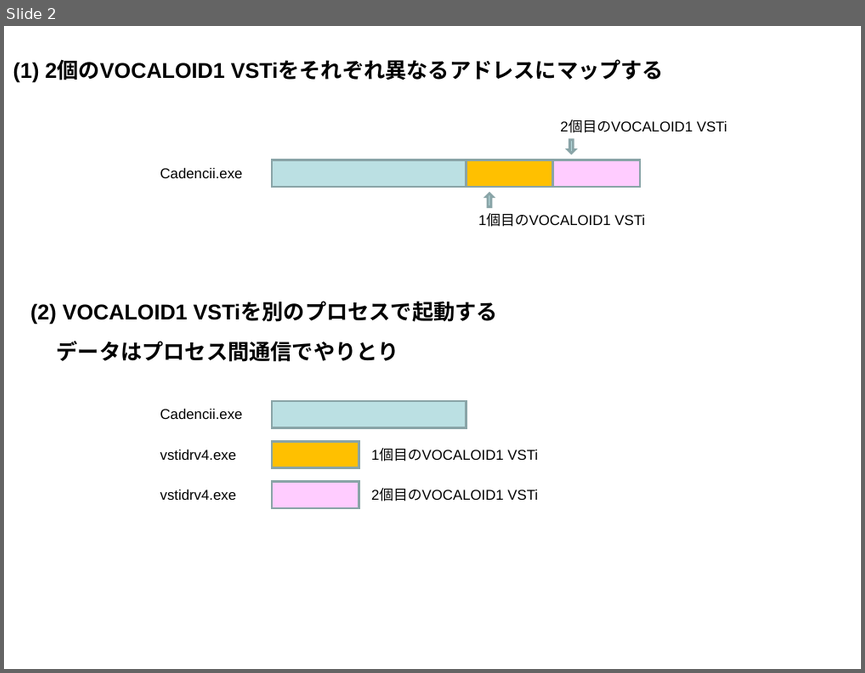
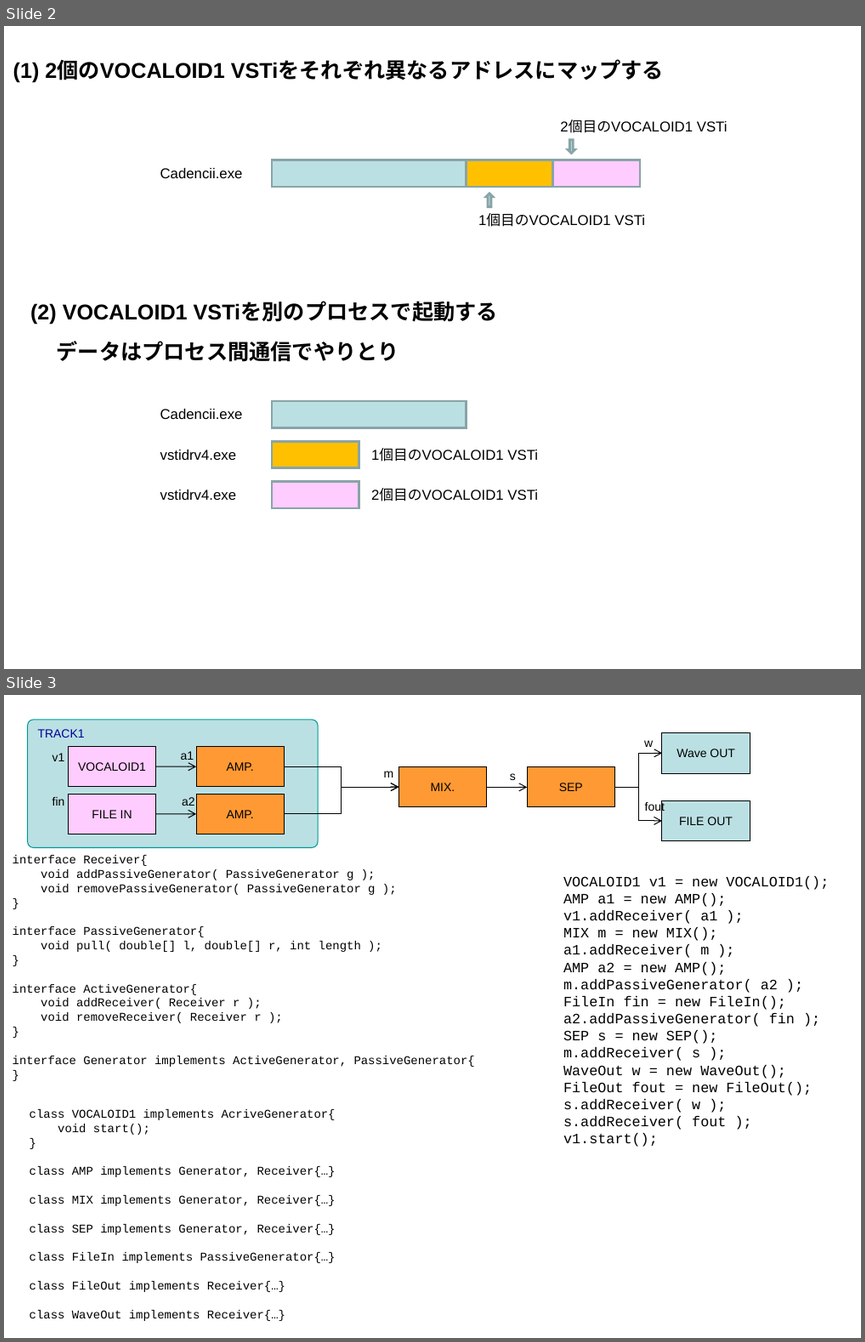
Before and after one commit to cadencii/cadencii, a slide deck: rendering_system_of_cadencii.ppt. Shown one above the other, each under a label of ours: slide 2 before the commit, slides 2 and 3 after it. The pictures are 865x673 and 865x1342 pixels, drawn with LibreOffice and Linux fonts; fonts in the diff are those of the drawing. Boxes give left, top, right and bottom in pixels: in the first picture for what was removed or moved away, otherwise in the second. Text is boxed around its words. In the diff, an @@ line names an element or a change of style, - is before the commit and + after.

```diff
--- a/rendering_system_of_cadencii.ppt
+++ b/rendering_system_of_cadencii.ppt
@@ slide 3 added at (4, 695, 861, 1338), background #FFFFFF @@
@@ rounded rectangle added at (27, 720, 318, 847), fill #BBE0E3, outline #009999 0.74 pt, 10 pt, text #000099 @@
+TRACK1
@@ text added at (644, 740, 653, 747), 10 pt, text #000000 @@
+w
@@ rectangle added at (662, 732, 749, 773), fill #BBE0E3, outline #000000 0.74 pt, 10 pt, text #000000 @@
+Wave OUT
@@ text added at (52, 753, 65, 761), 10 pt, text #000000 @@
+v1
@@ rectangle added at (69, 746, 155, 787), fill #FFCCFF, outline #000000 0.74 pt, 10 pt, text #000000 @@
+VOCALOID1
@@ arrow added from (155, 766) to (196, 767), #000000 0.74 pt @@
@@ text added at (181, 751, 194, 763), 10 pt, text #000000 @@
+a1
@@ rectangle added at (196, 746, 284, 787), fill #FF9933, outline #000000 0.74 pt, 10 pt, text #000000 @@
+AMP.
@@ elbow arrow added from (284, 767) to (399, 787), #000000 0.74 pt @@
@@ text added at (384, 771, 394, 777), 10 pt, text #000000 @@
+m
@@ rectangle added at (399, 767, 487, 807), fill #FF9933, outline #000000 0.74 pt, 10 pt, text #000000 @@
+MIX.
@@ rectangle added at (527, 767, 614, 807), fill #FF9933, outline #000000 0.74 pt, 10 pt, text #000000 @@
+SEP
@@ elbow arrow added from (615, 787) to (662, 754), #000000 0.74 pt @@
@@ rectangle added at (69, 794, 155, 834), fill #FFCCFF, outline #000000 0.74 pt, 10 pt, text #000000 @@
+FILE IN
@@ rectangle added at (196, 794, 284, 834), fill #FF9933, outline #000000 0.74 pt, 10 pt, text #000000 @@
+AMP.
@@ elbow arrow added from (284, 814) to (399, 787), #000000 0.74 pt @@
@@ elbow arrow added from (487, 787) to (527, 788), #000000 0.74 pt @@
@@ text added at (510, 773, 516, 780), 10 pt, text #000000 @@
+s
@@ elbow arrow added from (615, 787) to (662, 821), #000000 0.74 pt @@
@@ text added at (52, 797, 65, 805), 10 pt, text #000000 @@
+fin
@@ arrow added from (155, 814) to (196, 814), #000000 0.74 pt @@
@@ text added at (182, 797, 195, 805), 10 pt, text #000000 @@
+a2
@@ text added at (645, 801, 664, 814), 10 pt, text #000000 @@
+fout
@@ rectangle added at (662, 800, 749, 840), fill #BBE0E3, outline #000000 0.74 pt, 10 pt, text #000000 @@
+FILE OUT
@@ text added at (12, 855, 475, 1066), 10 pt, text #000000 @@
+interface Receiver{
+void addPassiveGenerator( PassiveGenerator g );
+void removePassiveGenerator( PassiveGenerator g );
+}
+interface PassiveGenerator{
+void pull( double[] l, double[] r, int length );
+}
+interface ActiveGenerator{
+void addReceiver( Receiver r );
+void removeReceiver( Receiver r );
+}
+interface Generator implements ActiveGenerator, PassiveGenerator{
+}
@@ text added at (563, 876, 828, 1146), 12 pt, text #000000 @@
+VOCALOID1 v1 = new VOCALOID1();
+AMP a1 = new AMP();
+v1.addReceiver( a1 );
+MIX m = new MIX();
+a1.addReceiver( m );
+AMP a2 = new AMP();
+m.addPassiveGenerator( a2 );
+FileIn fin = new FileIn();
+a2.addPassiveGenerator( fin );
+SEP s = new SEP();
+m.addReceiver( s );
+WaveOut w = new WaveOut();
+FileOut fout = new FileOut();
+s.addReceiver( w );
+s.addReceiver( fout );
+v1.start();
@@ text added at (30, 1109, 336, 1321), 10 pt, text #000000 @@
+class VOCALOID1 implements AcriveGenerator{
+void start();
+}
+class AMP implements Generator, Receiver{…}
+class MIX implements Generator, Receiver{…}
+class SEP implements Generator, Receiver{…}
+class FileIn implements PassiveGenerator{…}
+class FileOut implements Receiver{…}
+class WaveOut implements Receiver{…}
```
Also in this commit, not shown: 1 slide removed, 11 other files.
